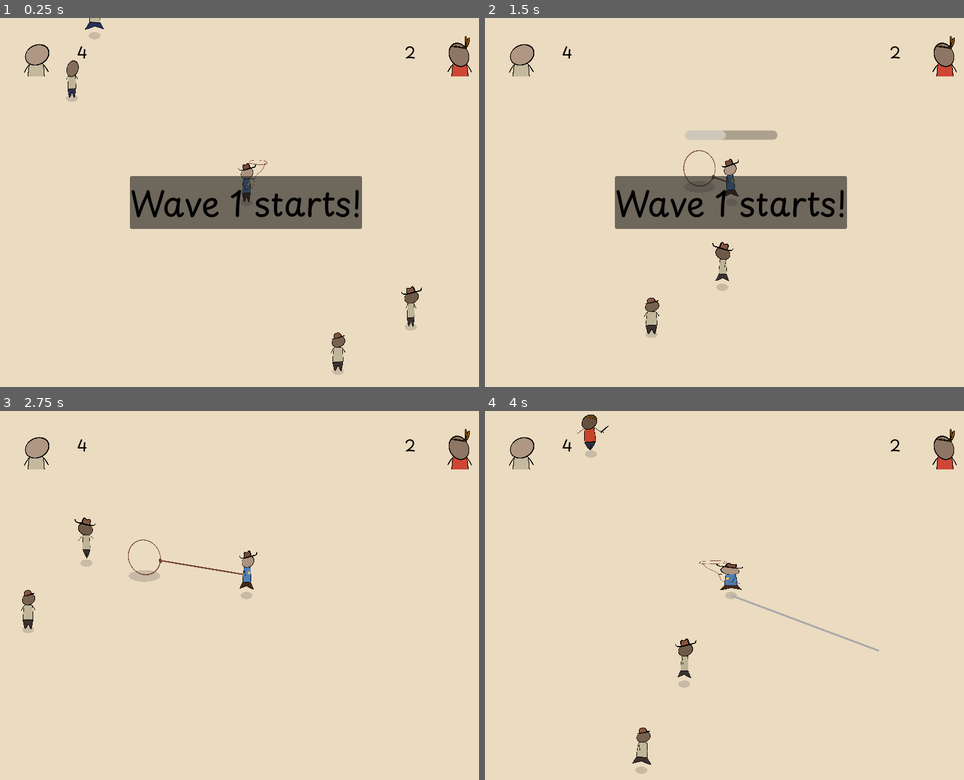
Above: before the commit, frames 1-4 (two rows, left to right).
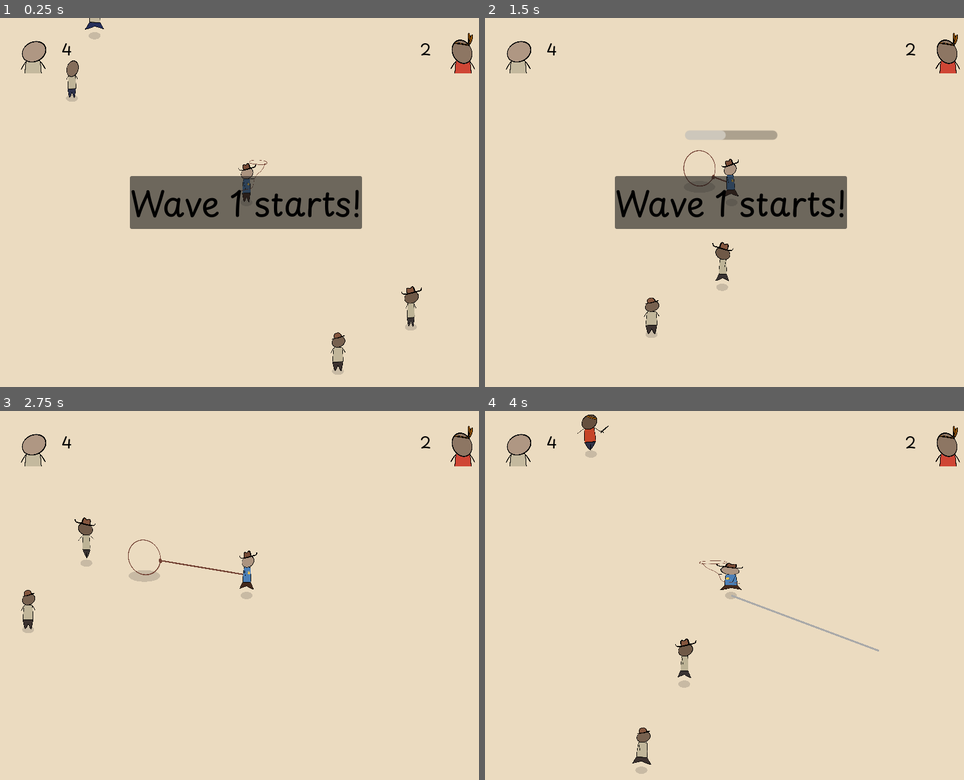
Above: after the commit, the same moments.

Repository: martindzejky/gmtk2025
Game: Godot game, scene res://waves_testing.tscn
The game is run twice, just before and just after one commit, with the same random seed, the same clock (stepped at 60 frames per second) and the same inputs.
Inputs (mouse positions are in pixels of both pictures, inside the frame that each line leads up to):
- Up to frame 1 (0.25 s): no input
- Up to frame 2 (1.5 s): move the mouse to (839, 184) at 0.52 s; hold D (move_right) 0.53-1.28 s; tap Shift (dash) at 0.6 s; move the mouse to (633, 220) at 1.27 s; hold S (move_down) from 1.28 s (still down); click (633, 220) at 1.35 s
- Up to frame 3 (2.75 s): move the mouse to (296, 514) at 2.02 s; release S (move_down) at 2.03 s; hold D (move_right) from 2.03 s (still down); tap Shift (dash) at 2.1 s
- Up to frame 4 (4 s): move the mouse to (705, 669) at 2.77 s; release D (move_right) at 2.78 s; hold W (move_up) 2.78-3.53 s; click (705, 669) at 2.85 s; move the mouse to (877, 650) at 3.52 s; hold A (move_left) from 3.53 s (still down); tap Shift (dash) at 3.6 s

The runs differ from the first frame. In frame 1, 0.6% of the frame differs, in the area x 4-100%, y 4-16%; in frame 2, 0.6%; in frame 3, 0.6%; in frame 4, 0.6%.

Commit message:
theme tweaks

Diff:
--- a/ui/default_theme.tres
+++ b/ui/default_theme.tres
@@ -5,12 +5,12 @@
 [resource]
 default_font = ExtResource("1_vos2p")
 default_font_size = 24
-BoxContainer/constants/separation = 30
-FlowContainer/constants/h_separation = 30
-FlowContainer/constants/v_separation = 30
-GridContainer/constants/h_separation = 30
-GridContainer/constants/v_separation = 30
-MarginContainer/constants/margin_bottom = 15
-MarginContainer/constants/margin_left = 15
-MarginContainer/constants/margin_right = 15
-MarginContainer/constants/margin_top = 15
+BoxContainer/constants/separation = 10
+FlowContainer/constants/h_separation = 10
+FlowContainer/constants/v_separation = 10
+GridContainer/constants/h_separation = 10
+GridContainer/constants/v_separation = 10
+MarginContainer/constants/margin_bottom = 10
+MarginContainer/constants/margin_left = 10
+MarginContainer/constants/margin_right = 10
+MarginContainer/constants/margin_top = 10
